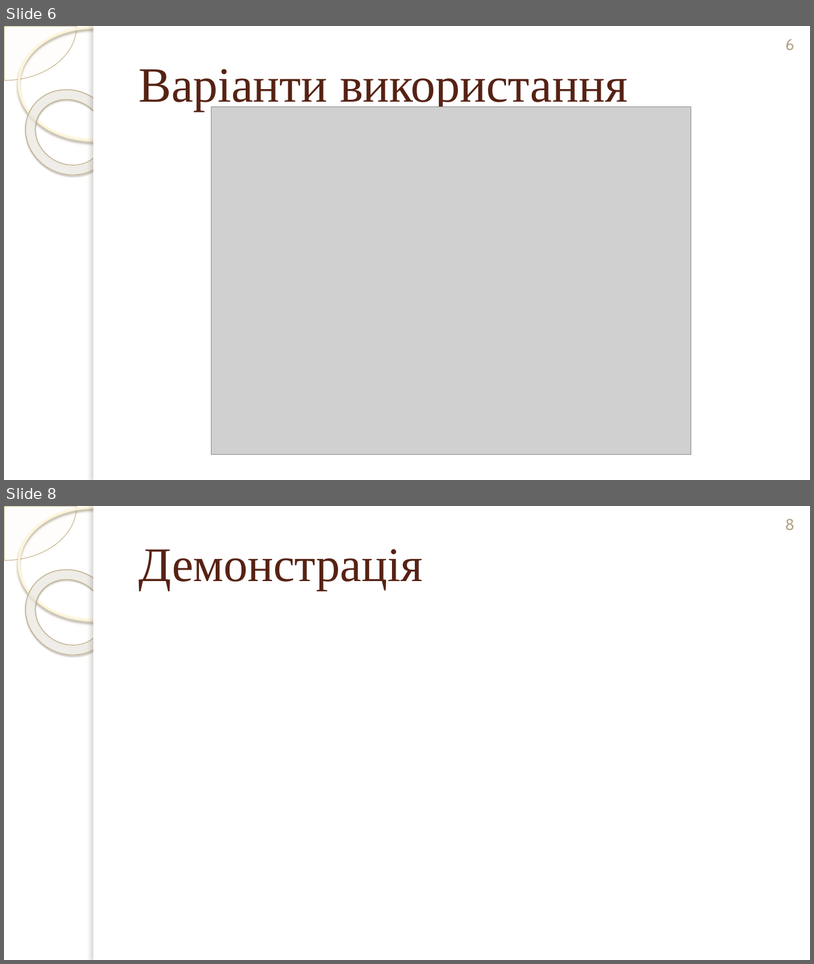
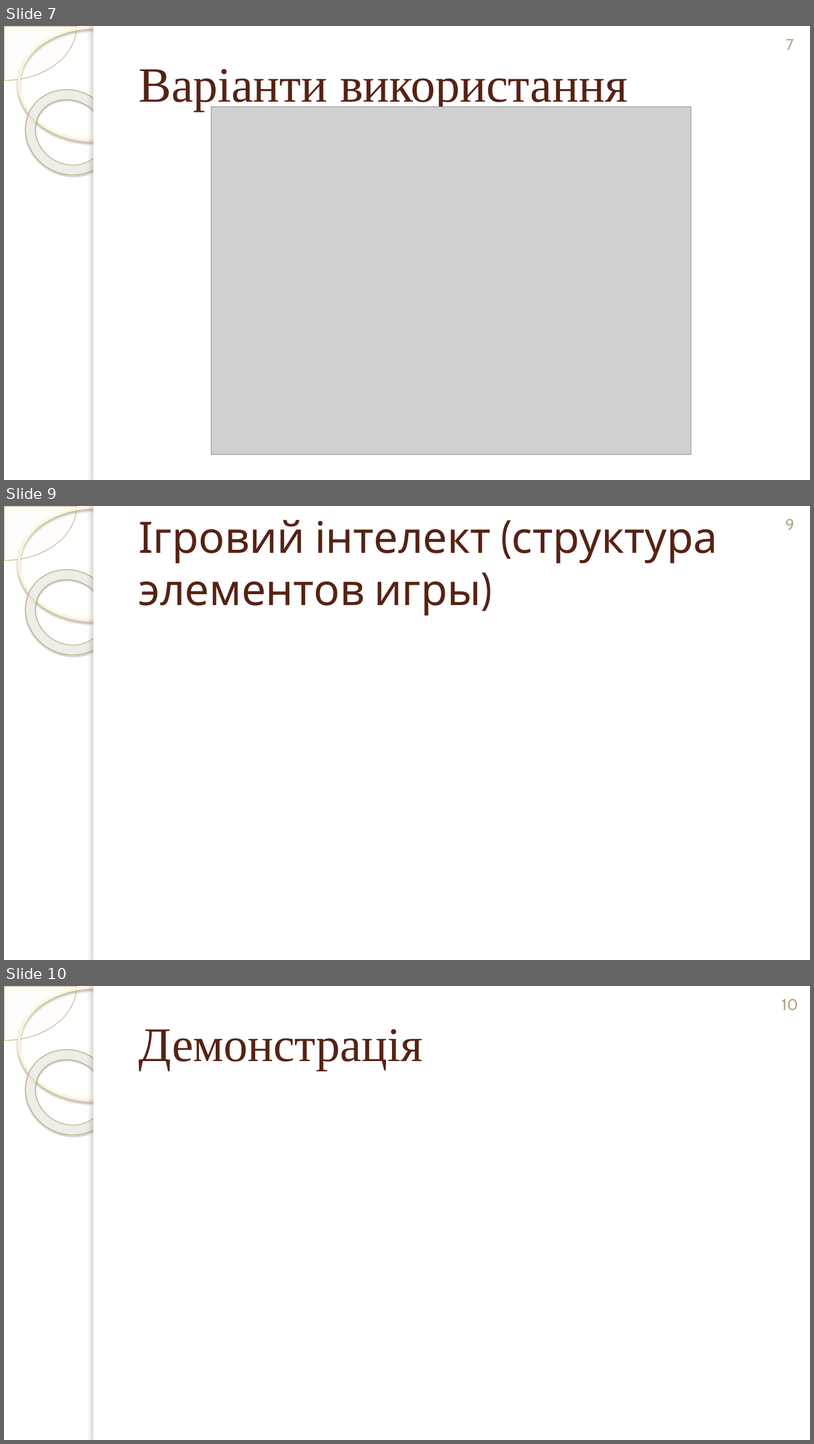
Before and after one commit to mcmcmax437/3D-RPG-Diploma-Thesis, a slide deck: Documents/Презентація_Терешкович_ІТ-02_ПредЗахист.pptx. Shown one above the other, each under a label of ours: slides 6 and 8 before the commit, slides 7, 9 and 10 after it; the slides between them are not shown. The pictures are 814x964 and 814x1444 pixels, drawn with LibreOffice and Linux fonts; fonts in the diff are those of the drawing; grey boxes stand for pictures; background and template pictures are left out. Boxes give left, top, right and bottom in pixels: in the first picture for what was removed or moved away, otherwise in the second. Text is boxed around its words. In the diff, an @@ line names an element or a change of style, - is before the commit and + after.

```diff
--- a/Documents/Презентація_Терешкович_ІТ-02_ПредЗахист.pptx
+++ b/Documents/Презентація_Терешкович_ІТ-02_ПредЗахист.pptx
@@ slide 9 added at (4, 506, 810, 960), background picture (left out); not listed: 5 template elements that a slide beside it also shows @@
@@ title added at (138, 520, 718, 616), 38.7 pt, text #562214 @@
+Ігровий інтелект (структура элементов игры)
@@ page number added at (786, 519, 795, 530), 14 pt, text #B3A787 @@
+9
@@ what was slide 6 is now slide 7 @@
@@ page number at (786, 39, 794, 50): text changed @@
-6
+7
@@ what was slide 8 is now slide 10 @@
@@ page number at (782, 999, 798, 1010): text changed @@
-8
+10
```
Also in this commit, not shown: 5 slides changed, 1 other slide added, 12 other files.
